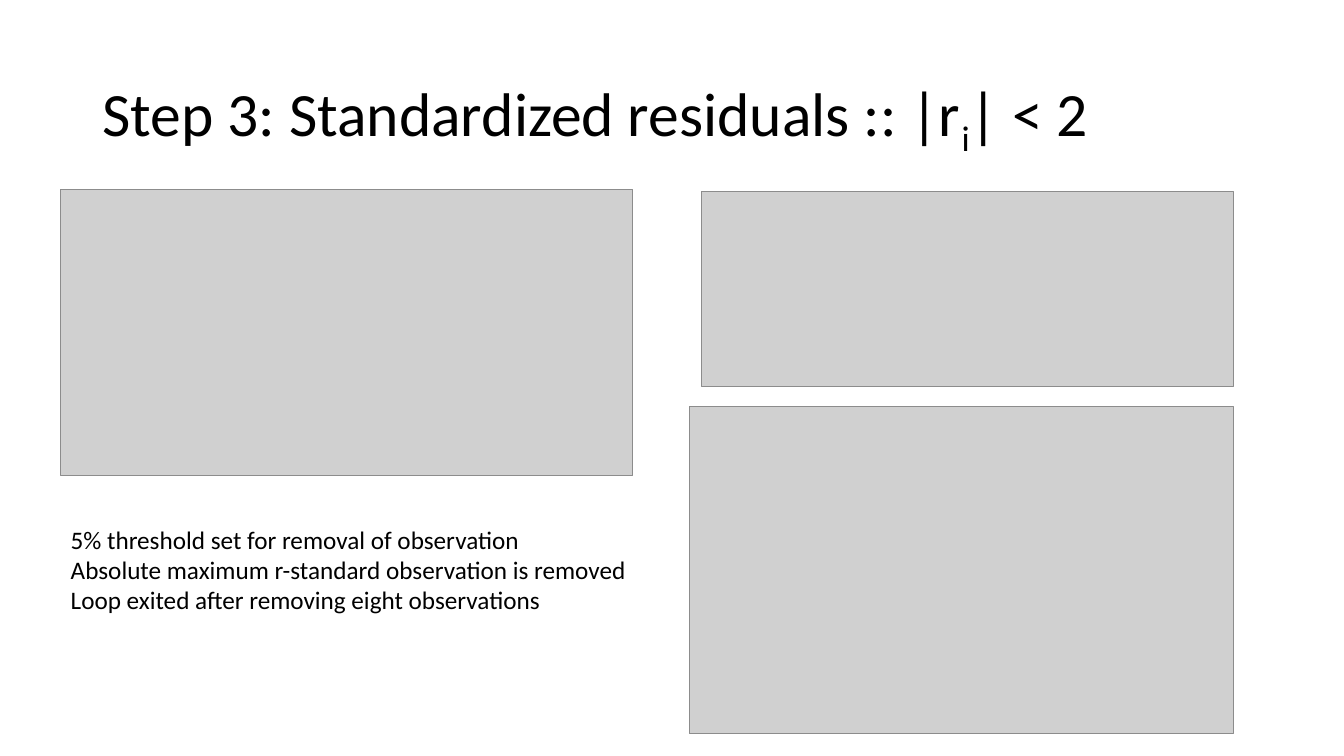
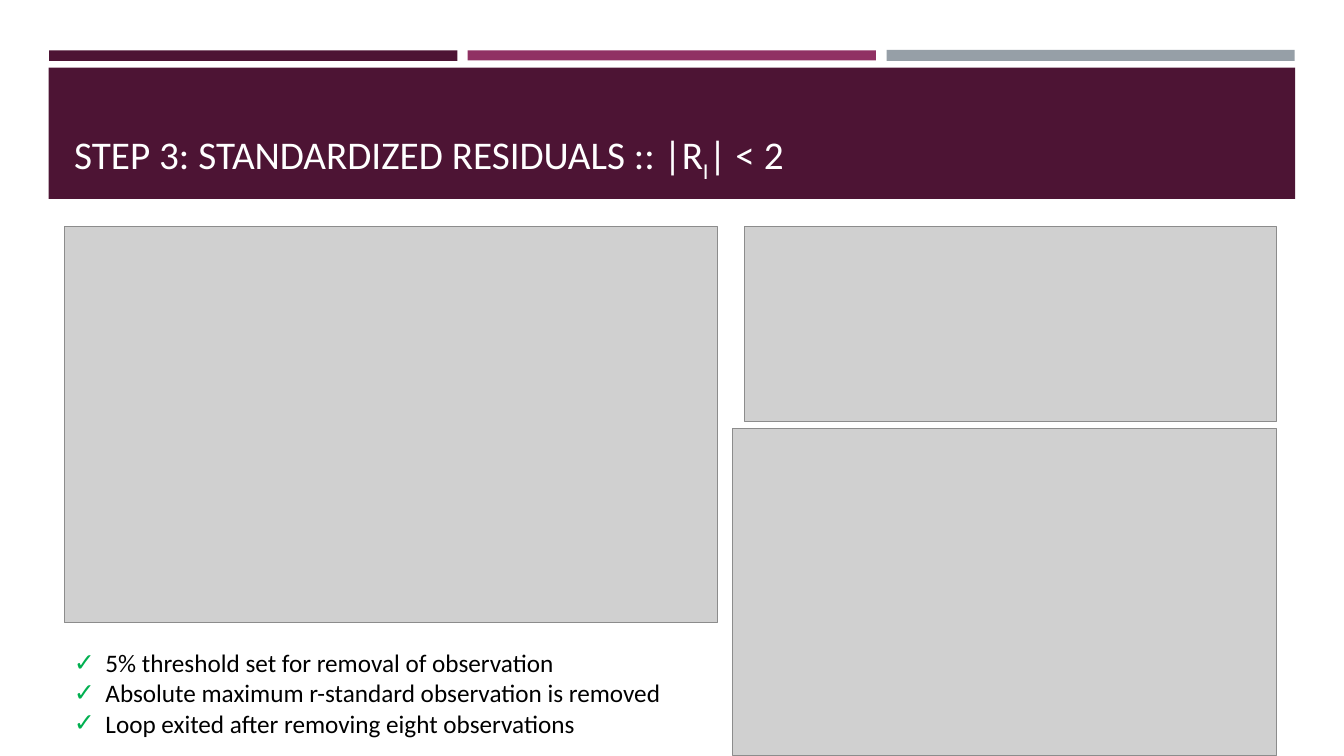
Before and after one commit to TheKarthikeyan/AMDA, a slide deck: slide 8 of cases/americanmotors/americanmotors.pptx. Drawn at 1344x756 pixels with LibreOffice and Linux fonts; fonts in the diff are those of the drawing; grey boxes stand for pictures. Boxes give left, top, right and bottom in pixels: in the first picture for what was removed or moved away, otherwise in the second. Text is boxed around its words. In the diff, an @@ line names an element or a change of style, - is before the commit and + after.

```diff
--- a/cases/americanmotors/americanmotors.pptx
+++ b/cases/americanmotors/americanmotors.pptx
@@ rectangle added at bbox=[49, 50, 458, 60], fill #4D1434 @@
@@ rectangle added at bbox=[468, 50, 876, 60], fill #903163 @@
@@ rectangle added at bbox=[886, 50, 1295, 62], fill #969FA7 @@
@@ rectangle added at bbox=[48, 68, 1296, 199], fill #4D1434 @@
@@ title "STEP 3: STANDARDIZED RESIDUALS :: ..." at bbox=[74, 143, 784, 170]: vertical alignment middle to bottom @@
@@ title at bbox=[74, 143, 784, 170]: text changed; size 44 to 28 pt; text colour #000000 to #FFFFFF @@
-Step 3: Standardized residuals :: |ri| < 2
+STEP 3: STANDARDIZED RESIDUALS :: |RI| < 2
@@ picture: place and size @@
-picture at bbox=[60, 190, 633, 476]
+picture at bbox=[65, 227, 718, 623]
@@ picture: place and size @@
-picture at bbox=[702, 192, 1234, 386]
+picture at bbox=[745, 227, 1277, 421]
@@ picture: place and size @@
-picture at bbox=[690, 406, 1234, 734]
+picture at bbox=[733, 429, 1277, 756]
@@ text "5% threshold set for removal ...": place and size @@
-text "5% threshold set for removal ..." at bbox=[71, 531, 625, 614]
+text "5% threshold set for removal ..." at bbox=[105, 654, 660, 738]
@@ text "5% threshold set for removal ..." at bbox=[105, 654, 660, 738]: bullet none to ✓ @@
```
Also in this commit, not shown: 12 other slides changed, 13 slides added, 3 other files.
